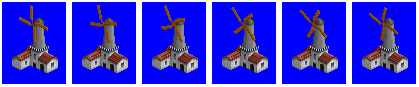
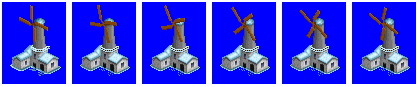
Two versions of the same layered image (419x87). Layer-by-layer changes:
added layer "snow" above "fence" over [10, 18, 410, 76]
